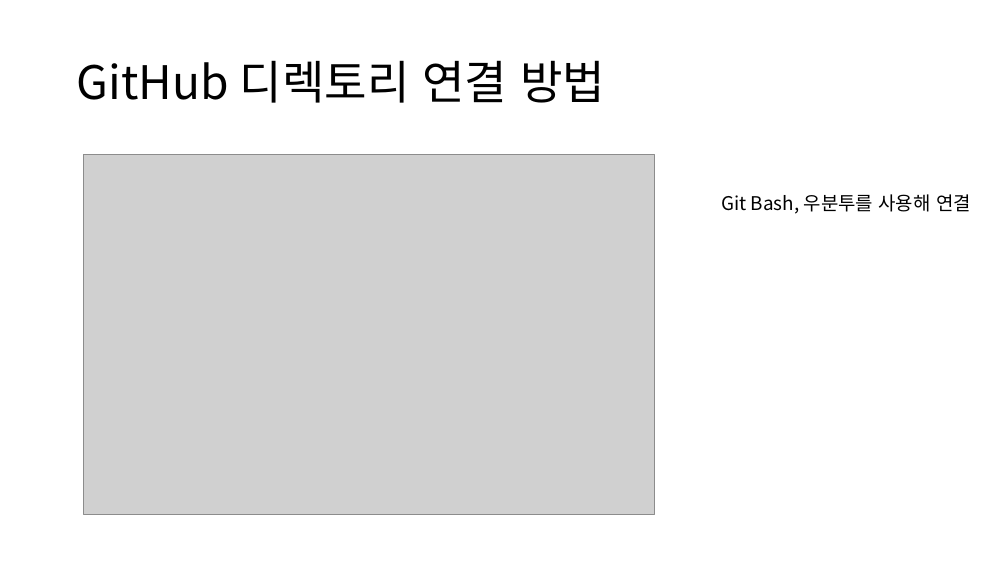
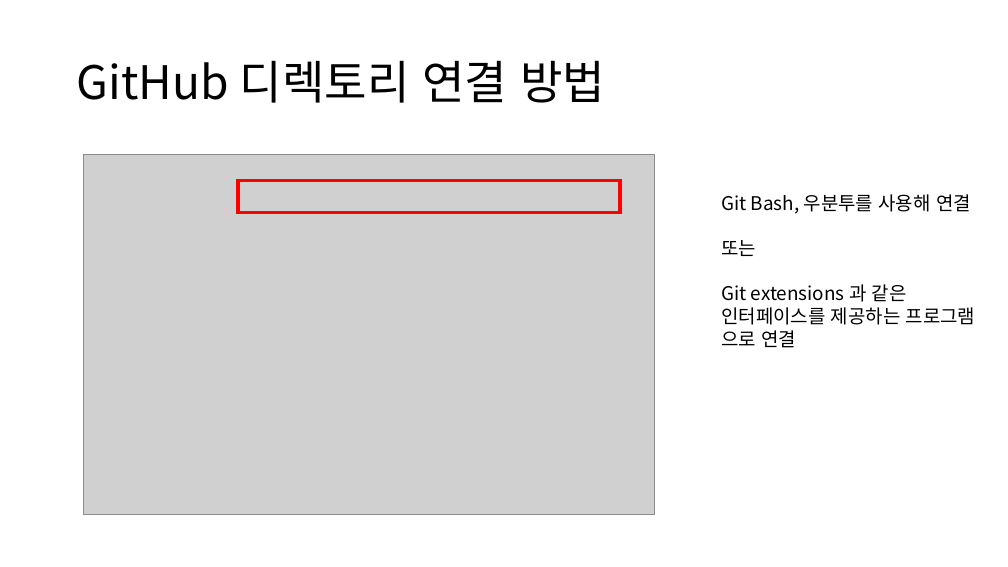
Before and after one commit to comettlee/My_study, a slide deck: slide 3 of Github.pptx. Drawn at 1008x567 pixels with LibreOffice and Linux fonts; fonts in the diff are those of the drawing; grey boxes stand for pictures. Boxes give left, top, right and bottom in pixels: in the first picture for what was removed or moved away, otherwise in the second. Text is boxed around its words. In the diff, an @@ line names an element or a change of style, - is before the commit and + after.

Commit message:
2019.06.17 Github 연결 방법 , AWS 웹서버 구축 하기

```diff
--- a/Github.pptx
+++ b/Github.pptx
@@ rectangle added at <box>238,181,620,213</box>, outline #FF0000 3 pt @@
@@ text at <box>721,240,976,348</box>: paragraphs added @@
+또는
+Git extensions 과 같은
+인터페이스를 제공하는 프로그램
+으로 연결
```
Also in this commit, not shown: 10 slides added, 1 other file.
